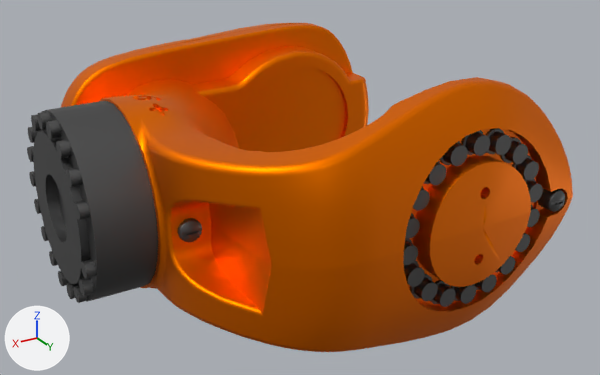
The COLLADA model kuka_kr20_support/meshes/kr20r1810_2/visual/link_5.dae as it was, and as the next commit left it.
Rendered twice from a 50 mm camera at (0.221, 0.332, 0.149) aimed at (0.033, 0.018, -0.008). Lighting does not change. The marker at lower left points along +X, +Y and +Z. The picture after the commit comes second. Vertices at exactly the same position are counted once.

Objects in the first picture: 'link_5'.
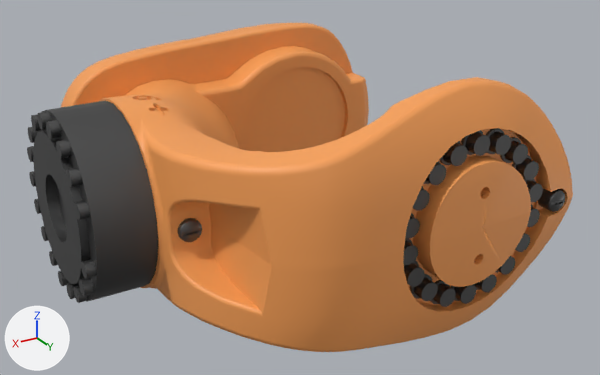
The change, as a list of edits to the scene's bpy script:
```text
Add mat_kukaorange:
    mat_kukaorange = principled_material('KukaOrange')
    mat_kukaorange.base_color = (0.949, 0.361, 0.098)  # orange #f9a258
Change me_compound006:
    where me_compound006.from_pydata(...)  # 6528 vertices, 13030 faces; spans x -0.058..0.144, y -0.093..0.108, z -0.058..0.057
    used by ob_link_5; location = (0.0, 0.0, 0.0)
    me_compound006 part 1: all 6901 faces that had it switch from mat_mat_2 (orange #ff7f00) to mat_kukaorange (orange #f9a258)
```

Changed parts and their boxes (x1, y1, x2, y2) in the pictures (600 x 375 px):
part 1 of me_compound006, recoloured (lighter): (61, 23, 573, 352) in both
